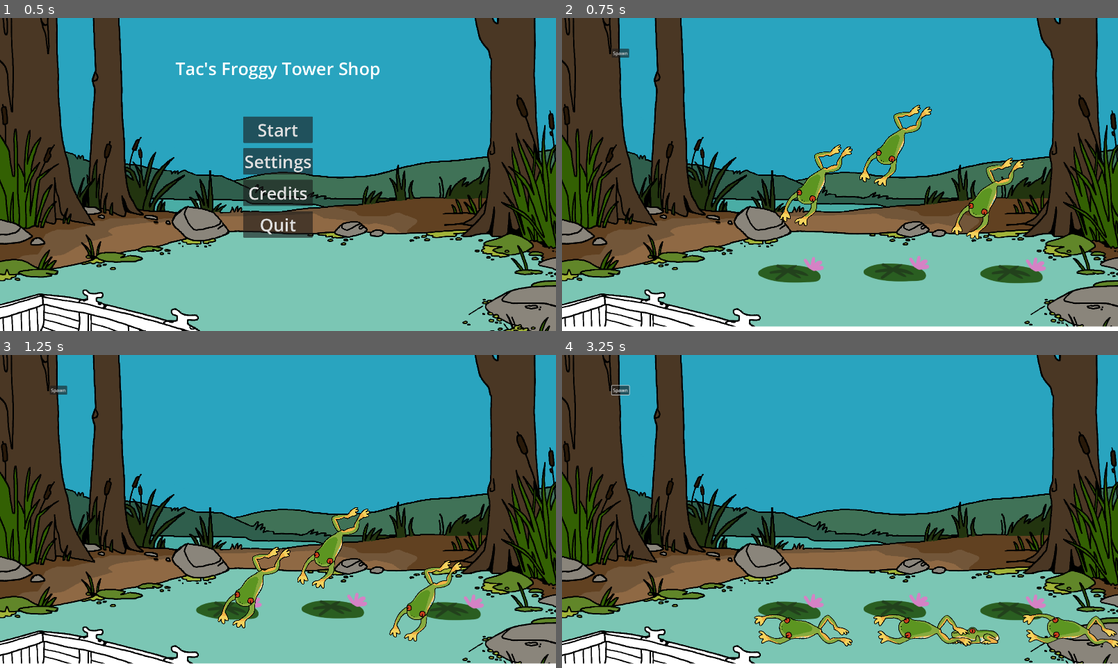
Above: before the commit, frames 1-4 (two rows, left to right).
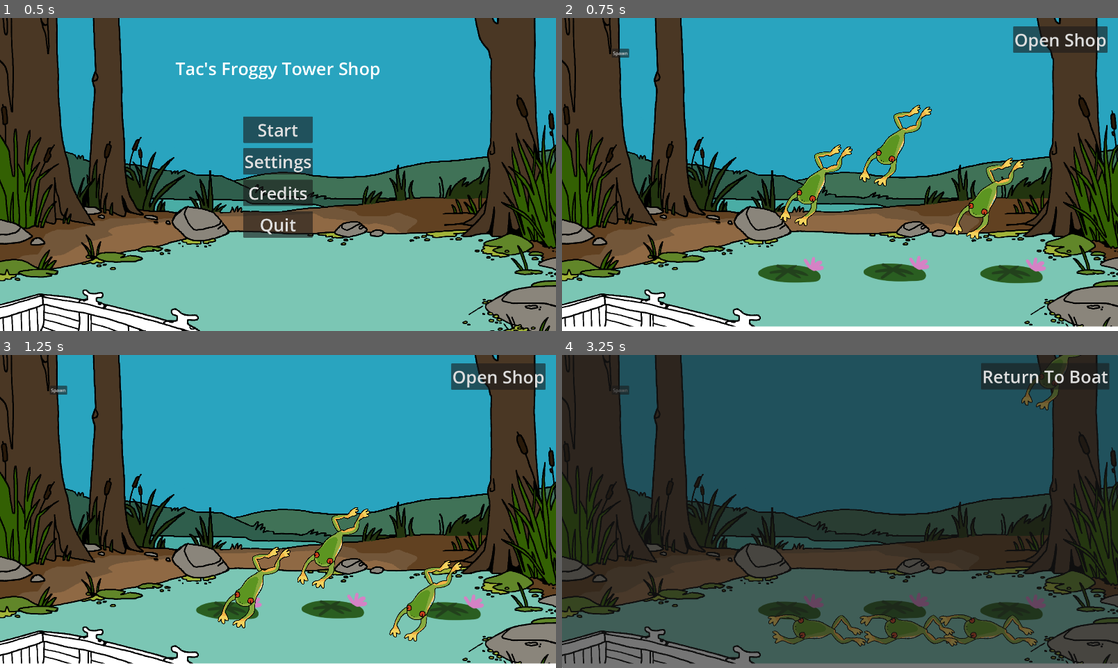
Above: after the commit, the same moments.

Repository: NotTom31/FroggeeToadems
Game: Godot game, scene res://Scenes/UI/MainMenu.tscn
The game is run twice, just before and just after one commit, with the same random seed, the same clock (stepped at 60 frames per second) and the same inputs.
Inputs (mouse positions are in pixels of both pictures, inside the frame that each line leads up to):
- Up to frame 1 (0.5 s): no input
- Up to frame 2 (0.75 s): click "Start" at 0.5 s
- Up to frame 3 (1.25 s): no input
- Up to frame 4 (3.25 s): click "Spawn" at 1.25 s; click (1062, 376) at 2 s, where only the run after the commit has a clickable "Open Shop"; move the mouse to (973, 636) at 2.77 s; hold Right (ui_right) from 2.78 s (still down); click (973, 636) at 2.92 s; tap Up (ui_up) at 3.02 s

Frame 1 is identical in both runs. In frame 2, 1.4% of the frame differs, in the area x 81-99%, y 2-12%; in frame 3, 1.4%; in frame 4, 90%, in the area x 0-100%, y 0-100%.

Commit message:
Finished open shop functionality

Diff:
--- a/Scenes/Levels/Test/Main-Scene-Tom.tscn
+++ b/Scenes/Levels/Test/Main-Scene-Tom.tscn
@@ -1,17 +1,20 @@
-[gd_scene load_steps=9 format=3 uid="uid://cog6dh2xtn66n"]
+[gd_scene load_steps=10 format=3 uid="uid://cog6dh2xtn66n"]
 
 [ext_resource type="Script" path="res://Code/Managers/LevelManager.gd" id="1_fwoa8"]
 [ext_resource type="Texture2D" uid="uid://ht4x4rlup3a2" path="res://Assets/Art/Temp/swamp_firstpass.png" id="2_5w4dy"]
+[ext_resource type="PackedScene" uid="uid://i6igjyki2wqp" path="res://Scenes/Shop_Merchant_Placeholder/canvas_shop.tscn" id="2_llarb"]
 [ext_resource type="PackedScene" uid="uid://q2eyupn7k7l2" path="res://Scenes/Frogs/basic_frog.tscn" id="2_u2ubl"]
 [ext_resource type="PackedScene" uid="uid://mv06512gy8op" path="res://Scenes/lillypad.tscn" id="3_fwopu"]
 [ext_resource type="PackedScene" uid="uid://ceqymore53p77" path="res://Scenes/Legacy/temp_ground.tscn" id="3_iya8w"]
-[ext_resource type="PackedScene" path="res://Scenes/Frogs/frog_slot.tscn" id="4_3nqnf"]
+[ext_resource type="PackedScene" uid="uid://cllbpv27v30g8" path="res://Scenes/Frogs/frog_slot.tscn" id="4_3nqnf"]
 [ext_resource type="PackedScene" uid="uid://cv05e0eutaagt" path="res://Scenes/UI/spawn_frog_ui.tscn" id="4_kr1ir"]
 [ext_resource type="PackedScene" uid="uid://d3r6wmwxqowp4" path="res://Scenes/FrogDetectionArea.tscn" id="6_fo3t6"]
 
 [node name="LevelManager" type="Node2D" node_paths=PackedStringArray("frog_slots")]
 script = ExtResource("1_fwoa8")
 frog_slots = [NodePath("Lillypads/Lillypad/FrogSlot"), NodePath("Lillypads/Lillypad2/FrogSlot"), NodePath("Lillypads/Li …(276 unchanged characters)…
+
+[node name="Canvas_Shop" parent="." instance=ExtResource("2_llarb")]
 
 [node name="SwampFirstpass" type="Sprite2D" parent="."]
 z_index = -1
--- a/Scenes/Levels/Test/brendan-testing.tscn
+++ b/Scenes/Levels/Test/brendan-testing.tscn
@@ -14,7 +14,10 @@
 script = ExtResource("2_0mon5")
 
 [node name="AudioManagerControls" parent="LevelManager/SoundManager" instance=ExtResource("3_tutdx")]
-position = Vector2(608, 224)
+offset_left = 608.0
+offset_top = 224.0
+offset_right = 608.0
+offset_bottom = 224.0
 
 [node name="PickupMX1" type="AudioStreamPlayer2D" parent="LevelManager/SoundManager"]
 stream = ExtResource("4_6o1un")
--- a/Scenes/Shop_Merchant_Placeholder/canvas_shop.gd
+++ b/Scenes/Shop_Merchant_Placeholder/canvas_shop.gd
@@ -1,21 +1,24 @@
 #Brian Cabrera - 9/18/2024 - 1:10 AM
 extends CanvasLayer
+
+var animation : AnimationPlayer
 
 # Called when the node enters the scene tree for the first time.
 func _ready() -> void:
 	# Connect the signal 'animation_finished' to the function '_on_animation_finished'
-	get_node("Animation_Panel").connect("animation_finished", Callable(self, "_on_animation_finished"))
+	animation = get_node("Animation_Panel")
+	animation.connect("animation_finished", Callable(self, "_on_animation_finished"))
+	animation.play("Start")
 
-# Called every frame. 'delta' is the elapsed time since the previous frame.
-func _process(_delta: float) -> void:
-	pass  # No need to use 'delta', prefix it with '_delta'.
+func _on_back_button_pressed() -> void:
+	animation.play("Transition_Out")
+	$Open_Button.visible = true
 
-# Function triggered when the "close" button is pressed
-func _on_button_close_pressed() -> void:
-	# Plays the "Transition_Out" animation when the close button is pressed
-	get_node("Animation_Panel").play("Transition_Out")
+func _on_open_button_pressed() -> void:
+	animation.play("Transition_In")
+	$Open_Button.visible = false
+	get_tree().paused = true
 
-# This function is called when the animation finishes
 func _on_animation_finished(anim_name: String) -> void:
 	if anim_name == "Transition_Out":
 		# Unpause the game after the "Transition_Out" animation finishes
--- a/Scenes/Shop_Merchant_Placeholder/canvas_shop.tscn
+++ b/Scenes/Shop_Merchant_Placeholder/canvas_shop.tscn
@@ -1,177 +1,175 @@
-[gd_scene load_steps=13 format=3 uid="uid://i6igjyki2wqp"]
+[gd_scene load_steps=8 format=3 uid="uid://i6igjyki2wqp"]
 
 [ext_resource type="Script" path="res://Scenes/Shop_Merchant_Placeholder/canvas_shop.gd" id="1_mnvbs"]
-[ext_resource type="Texture2D" uid="uid://f1m8kag1kp4d" path="res://Assets/Visuals/Sprites/Shop_Placeholder/01_dish.png" id="2_umcx8"]
-[ext_resource type="Texture2D" uid="uid://bbbwqwxppjge5" path="res://Assets/Visuals/Sprites/Shop_Placeholder/89_salmon_dish.png" id="3_fsnn4"]
-[ext_resource type="Texture2D" uid="uid://dldqpsb1so2s4" path="res://Assets/Visuals/Sprites/Shop_Placeholder/91_strawberrycake_dish.png" id="4_bl3hg"]
+[ext_resource type="PackedScene" uid="uid://baeaj55y6xd38" path="res://Scenes/UI/BlankButton.tscn" id="2_mhcmu"]
 
-[sub_resource type="Animation" id="Animation_fscui"]
-resource_name = "Transition_In"
+[sub_resource type="Animation" id="Animation_mwk8s"]
+length = 0.001
 tracks/0/type = "value"
 tracks/0/imported = false
 tracks/0/enabled = true
-tracks/0/path = NodePath(".:offset")
+tracks/0/path = NodePath("Menu:position")
+tracks/0/interp = 1
+tracks/0/loop_wrap = true
+tracks/0/keys = {
+"times": PackedFloat32Array(0),
+"transitions": PackedFloat32Array(1),
+"update": 0,
+"values": [Vector2(0, 0)]
+}
+tracks/1/type = "value"
+tracks/1/imported = false
+tracks/1/enabled = true
+tracks/1/path = NodePath("Menu:visible")
+tracks/1/interp = 1
+tracks/1/loop_wrap = true
+tracks/1/keys = {
+"times": PackedFloat32Array(0),
+"transitions": PackedFloat32Array(1),
+"update": 1,
+"values": [false]
+}
+
+[sub_resource type="Animation" id="Animation_ceqh4"]
+resource_name = "Transition_Out"
+tracks/0/type = "value"
+tracks/0/imported = false
+tracks/0/enabled = true
+tracks/0/path = NodePath("Menu:position")
 tracks/0/interp = 1
 tracks/0/loop_wrap = true
 tracks/0/keys = {
 "times": PackedFloat32Array(0, 1),
 "transitions": PackedFloat32Array(1, 1),
 "update": 0,
-"values": [Vector2(0, -300), Vector2(0, 0)]
+"values": [Vector2(0, 0), Vector2(0, -1155)]
+}
+tracks/1/type = "value"
+tracks/1/imported = false
+tracks/1/enabled = true
+tracks/1/path = NodePath("Menu:visible")
+tracks/1/interp = 1
+tracks/1/loop_wrap = true
+tracks/1/keys = {
+"times": PackedFloat32Array(0, 0.933333, 1),
+"transitions": PackedFloat32Array(1, 1, 1),
+"update": 1,
+"values": [true, true, false]
 }
 
-[sub_resource type="Animation" id="Animation_gbbgq"]
-resource_name = "Transition_Out"
+[sub_resource type="Animation" id="Animation_s3bhq"]
+resource_name = "Transition_In"
 tracks/0/type = "value"
 tracks/0/imported = false
 tracks/0/enabled = true
-tracks/0/path = NodePath(".:offset")
+tracks/0/path = NodePath("Menu:position")
 tracks/0/interp = 1
 tracks/0/loop_wrap = true
 tracks/0/keys = {
 "times": PackedFloat32Array(0, 1),
 "transitions": PackedFloat32Array(1, 1),
 "update": 0,
-"values": [Vector2(0, 0), Vector2(0, 300)]
+"values": [Vector2(0, -1155), Vector2(0, 0)]
+}
+tracks/1/type = "value"
+tracks/1/imported = false
+tracks/1/enabled = true
+tracks/1/path = NodePath("Menu:visible")
+tracks/1/interp = 1
+tracks/1/loop_wrap = true
+tracks/1/keys = {
+"times": PackedFloat32Array(0, 0.0333333, 1),
+"transitions": PackedFloat32Array(1, 1, 1),
+"update": 1,
+"values": [false, true, true]
 }
 
-[sub_resource type="Animation" id="Animation_mwk8s"]
-length = 0.001
+[sub_resource type="Animation" id="Animation_gloa7"]
+resource_name = "Start"
 tracks/0/type = "value"
 tracks/0/imported = false
 tracks/0/enabled = true
-tracks/0/path = NodePath(".:offset")
+tracks/0/path = NodePath("Menu:position")
 tracks/0/interp = 1
 tracks/0/loop_wrap = true
 tracks/0/keys = {
 "times": PackedFloat32Array(0),
 "transitions": PackedFloat32Array(1),
 "update": 0,
-"values": [Vector2(0, -300)]
+"values": [Vector2(0, -1155)]
+}
+tracks/1/type = "value"
+tracks/1/imported = false
+tracks/1/enabled = true
+tracks/1/path = NodePath("Menu:visible")
+tracks/1/interp = 1
+tracks/1/loop_wrap = true
+tracks/1/keys = {
+"times": PackedFloat32Array(0),
+"transitions": PackedFloat32Array(1),
+"update": 1,
+"values": [false]
 }
 
 [sub_resource type="AnimationLibrary" id="AnimationLibrary_w5c88"]
 _data = {
 "RESET": SubResource("Animation_mwk8s"),
-"Transition_In": SubResource("Animation_fscui"),
-"Transition_Out": SubResource("Animation_gbbgq")
+"Start": SubResource("Animation_gloa7"),
+"Transition_In": SubResource("Animation_s3bhq"),
+"Transition_Out": SubResource("Animation_ceqh4")
 }
-
-[sub_resource type="AtlasTexture" id="AtlasTexture_dtpkc"]
-atlas = ExtResource("2_umcx8")
-region = Rect2(0, 0, 32, 32)
-
-[sub_resource type="AtlasTexture" id="AtlasTexture_d78l5"]
-atlas = ExtResource("3_fsnn4")
-region = Rect2(0, 0, 32, 32)
-
-[sub_resource type="AtlasTexture" id="AtlasTexture_50vn2"]
-atlas = ExtResource("4_bl3hg")
-region = Rect2(0, 0, 32, 32)
-
-[sub_resource type="SpriteFrames" id="SpriteFrames_2n6qq"]
-animations = [{
-"frames": [{
-"duration": 1.0,
-"texture": SubResource("AtlasTexture_dtpkc")
-}],
-"loop": true,
-"name": &"default_plate",
-"speed": 5.0
-}, {
-"frames": [{
-"duration": 1.0,
-"texture": SubResource("AtlasTexture_d78l5")
-}],
-"loop": true,
-"name": &"salmon_plate",
-"speed": 5.0
-}, {
-"frames": [{
-"duration": 1.0,
-"texture": SubResource("AtlasTexture_50vn2")
-}],
-"loop": true,
-"name": &"strawberrycake_plate",
-"speed": 5.0
-}]
 
 [node name="Canvas_Shop" type="CanvasLayer"]
 process_mode = 3
-offset = Vector2(0, -300)
-transform = Transform2D(1, 0, 0, 1, 0, -300)
 script = ExtResource("1_mnvbs")
+
+[node name="Open_Button" parent="." instance=ExtResource("2_mhcmu")]
+anchors_preset = 1
+anchor_left = 1.0
+anchor_right = 1.0
+offset_left = -362.0
+offset_top = 29.0
+offset_right = -36.0
+offset_bottom = 120.0
+grow_horizontal = 0
+text = "Open Shop"
 
 [node name="Animation_Panel" type="AnimationPlayer" parent="."]
 libraries = {
 "": SubResource("AnimationLibrary_w5c88")
 }
 
-[node name="Panel" type="Panel" parent="."]
-offset_left = 300.0
-offset_top = 406.0
-offset_right = 1585.0
-offset_bottom = 1179.0
+[node name="Menu" type="Control" parent="."]
+visible = false
+self_modulate = Color(1, 1, 1, 0)
+layout_mode = 3
+anchors_preset = 15
+anchor_right = 1.0
+anchor_bottom = 1.0
+grow_horizontal = 2
+grow_vertical = 2
 
-[node name="Button_Close" type="Button" parent="."]
-offset_left = 1335.0
-offset_top = 441.0
-offset_right = 1544.0
-offset_bottom = 524.0
-text = "C l o s e"
+[node name="Panel" type="Panel" parent="Menu"]
+layout_mode = 1
+anchors_preset = 15
+anchor_right = 1.0
+anchor_bottom = 1.0
+grow_horizontal = 2
+grow_vertical = 2
+size_flags_horizontal = 4
+size_flags_vertical = 4
 
-[node name="Control" type="Control" parent="."]
-layout_mode = 3
-anchors_preset = 0
-offset_right = 40.0
-offset_bottom = 40.0
+[node name="Back_Button" parent="Menu" instance=ExtResource("2_mhcmu")]
+layout_mode = 1
+anchors_preset = 1
+anchor_left = 1.0
+anchor_right = 1.0
+offset_left = -473.0
+offset_top = 28.0
+offset_right = -30.0
+offset_bottom = 119.0
+grow_horizontal = 0
+text = "Return To Boat"
 
-[node name="AnimSprite" type="AnimatedSprite2D" parent="Control"]
-position = Vector2(937, 774)
-scale = Vector2(6.21875, 5.6875)
-sprite_frames = SubResource("SpriteFrames_2n6qq")
-animation = &"default_plate"
-
-[node name="Name_Label" type="Label" parent="Control"]
-layout_mode = 0
-offset_left = 882.0
-offset_top = 604.0
-offset_right = 1067.0
-offset_bottom = 679.0
-text = "Name_Label
-"
-
-[node name="Description_Label" type="Label" parent="Control"]
-layout_mode = 0
-offset_left = 851.0
-offset_top = 971.0
-offset_right = 1066.0
-offset_bottom = 1095.0
-text = "Description_Label
-"
-
-[node name="Button_Next" type="Button" parent="Control"]
-layout_mode = 0
-offset_left = 1046.0
-offset_top = 935.0
-offset_right = 1339.0
-offset_bottom = 1070.0
-text = ">"
-
-[node name="Button_Previous" type="Button" parent="Control"]
-layout_mode = 0
-offset_left = 614.0
-offset_top = 934.0
-offset_right = 762.0
-offset_bottom = 1043.0
-text = "<"
-
-[node name="Button_Purchase" type="Button" parent="Control"]
-layout_mode = 0
-offset_left = 856.0
-offset_top = 1034.0
-offset_right = 996.0
-offset_bottom = 1139.0
-text = "Purchase"
-
-[connection signal="pressed" from="Button_Close" to="." method="_on_button_close_pressed"]
+[connection signal="pressed" from="Open_Button" to="." method="_on_open_button_pressed"]
+[connection signal="pressed" from="Menu/Back_Button" to="." method="_on_back_button_pressed"]
Not shown: 1 places in Scenes/Levels/Test/evan-gameplay-test.tscn that only renumber resources
